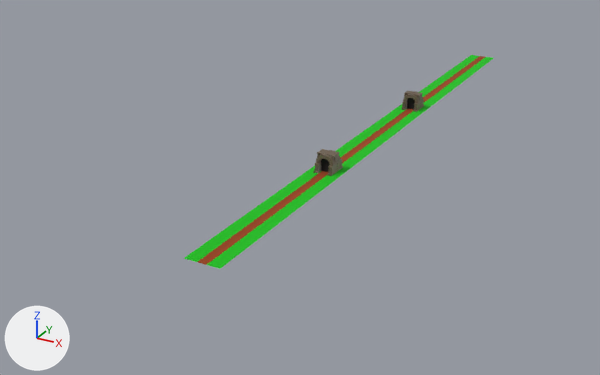
Renders of the glTF model dummy/src/assets/models/terra2.glb from each side of a commit.
Before and after are seen from a 50 mm camera at (230.0, -616.0, 211.0) aimed at (-47.0, -114.0, -40.0). The axes (+X, +Y, +Z) are drawn at lower left. The lights are the same throughout. Where no turn or scale is listed for an object, it has been applied to the vertices.

The first picture shows 'arc.1.final', 'arc.inici', 'herba.E.1', 'neblina.1.final', 'neblina.inici', 'terra.1'.
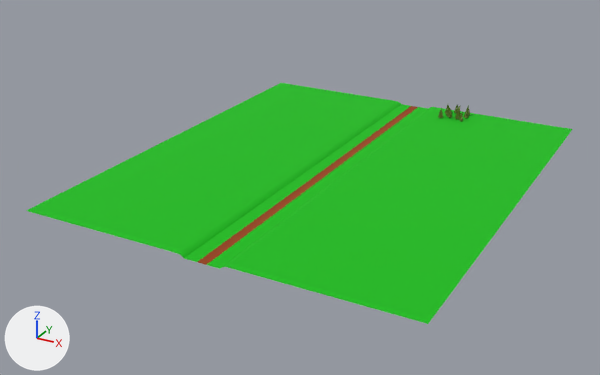
The newer file is also turned or shifted as a whole; pictures and numbers use the older file's frame.

Changed parts and their boxes [x1, y1, x2, y2] in the pictures (600 x 375 px):
'bosc.E.001', added (green): after [26, 83, 572, 324]
'herba.E.1', moved, rescaled (21% narrower, 23% shorter): before [184, 55, 493, 269]; after [184, 104, 428, 269]
'terra.1', moved, rescaled (23% narrower, 24% shorter): before [198, 56, 485, 265]; after [198, 106, 418, 265]
'arc.1.final', deleted (brown): before [314, 149, 343, 176]
    faces in mat_wall_dark (brown #6e604e): [314, 149, 343, 176]
'arc.inici', deleted: before [401, 91, 424, 112]
    faces in mat_wall_dark_004 (brown #6e604e): [401, 91, 424, 112]
'Resource_PineTree_Group', added: after [438, 105, 470, 121]
    faces in mat_green (dark green #56751d): [438, 105, 470, 121]
'neblina.1.final', deleted: before [321, 159, 330, 172]
'neblina.inici', deleted: before [407, 98, 415, 109]

The change, as a list of edits to the scene's bpy script:
```text
Add mat_grass_003:
    mat_grass_003 = principled_material('Grass.003')
    mat_grass_003.base_color = (0.00366, 0.518, 0.00366)  # green #0cbf0c
    mat_grass_003.roughness = 0.9
Add mat_green:
    mat_green = principled_material('Green')
    mat_green.base_color = (0.094, 0.179, 0.012)  # dark green #56751d
    mat_green.metallic = 0.4
    mat_green.roughness = 0.272
Add mat_wood:
    mat_wood = principled_material('Wood')
    mat_wood.base_color = (0.246, 0.144, 0.0538)  # brown #886a42
    mat_wood.metallic = 0.4
    mat_wood.roughness = 0.272
Add me_plane_001:
    me_plane_001.from_pydata(...)  # 140 vertices, 136 faces; spans x -24.1..33.8, y -1.0..1.0, z 0.0
    me_plane_001.materials.append(mat_grass_003)  # green #0cbf0c
Add me_resource_pinetree_group:
    me_resource_pinetree_group.from_pydata(...)  # 3118 vertices, 3666 faces; spans x -10.4..11.0, y -10.7..10.0, z 0.0..9.4
    # faces by material slot: [480, 3186]
    me_resource_pinetree_group.materials.append(mat_wood)  # brown #886a42
    me_resource_pinetree_group.materials.append(mat_green)  # dark green #56751d
Remove ob_neblina_1_final:
    ob_neblina_1_final = bpy.data.objects.new('neblina.1.final', me_cube)
    ob_neblina_1_final.location = (0.0, -160.0, 5.0)
Change ob_herba_e_1:
    ob_herba_e_1.location: (7.3, -65.3, 0.0) -> (7.3, -155.3, 0.0)
    ob_herba_e_1.scale: (-4.32, -240.0, -173.0) -> (-4.32, -150.0, -173.0)
Change ob_terra_1:
    ob_terra_1.location: (0.0, -65.3, 0.0) -> (0.0, -155.3, 0.0)
    ob_terra_1.scale: (3.0, 240.0, 120.0) -> (3.0, 150.0, 120.0)
Remove ob_neblina_inici:
    ob_neblina_inici = bpy.data.objects.new('neblina.inici', me_cube_003)
    ob_neblina_inici.location = (0.0, -10.0, 5.0)
Remove ob_arc_1_final:
    ob_arc_1_final = bpy.data.objects.new('arc.1.final', me_arch)
    ob_arc_1_final.location = (0.0, -160.0, 0.0)
    ob_arc_1_final.rotation_euler = (1.571, 0.0, 3.142)  # degrees (90, 0, 180)
    ob_arc_1_final.scale = (-318.0, -318.0, -1760.0)
Remove ob_arc_inici:
    ob_arc_inici = bpy.data.objects.new('arc.inici', me_arch_003)
    ob_arc_inici.location = (0.0, -10.0, 0.0)
    ob_arc_inici.rotation_euler = (1.571, 0.0, 3.142)  # degrees (90, 0, 180)
    ob_arc_inici.scale = (-318.0, -318.0, -1760.0)
Add ob_bosc_e_001:
    ob_bosc_e_001 = bpy.data.objects.new('bosc.E.001', me_plane_001)
    ob_bosc_e_001.location = (20.9, -155.3, 2.0)
    ob_bosc_e_001.rotation_euler = (3.142, 0.0, 0.0)  # degrees (180, 0, 0)
    ob_bosc_e_001.scale = (-4.32, -150.0, -173.0)
Add ob_resource_pinetree_group:
    ob_resource_pinetree_group = bpy.data.objects.new('Resource_PineTree_Group', me_resource_pinetree_group)
    ob_resource_pinetree_group.location = (38.4, -20.3, 2.0)
```
